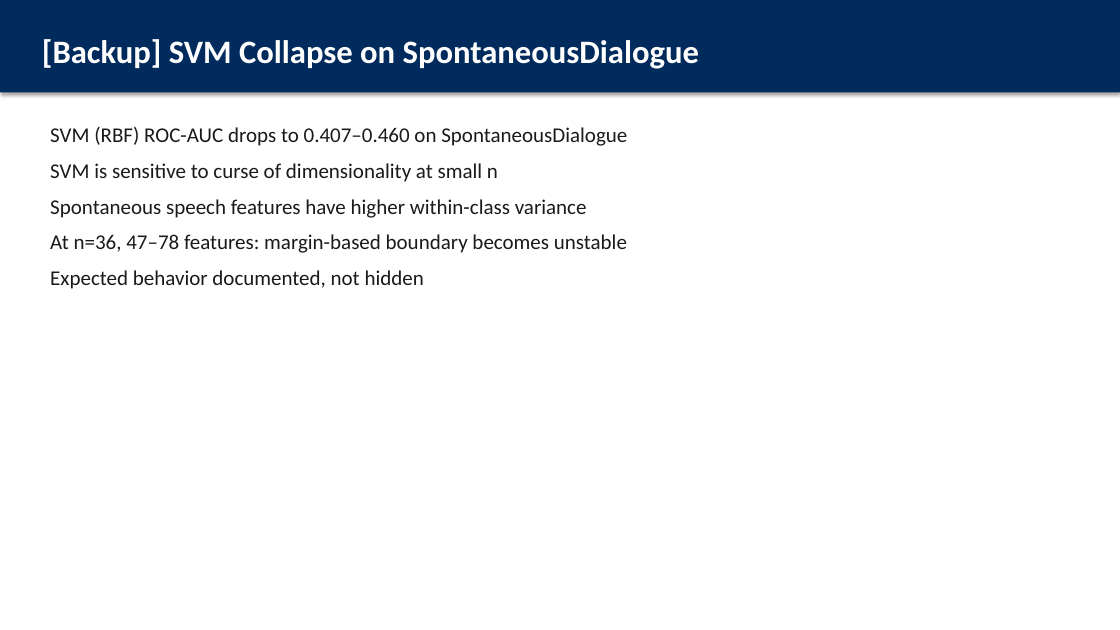
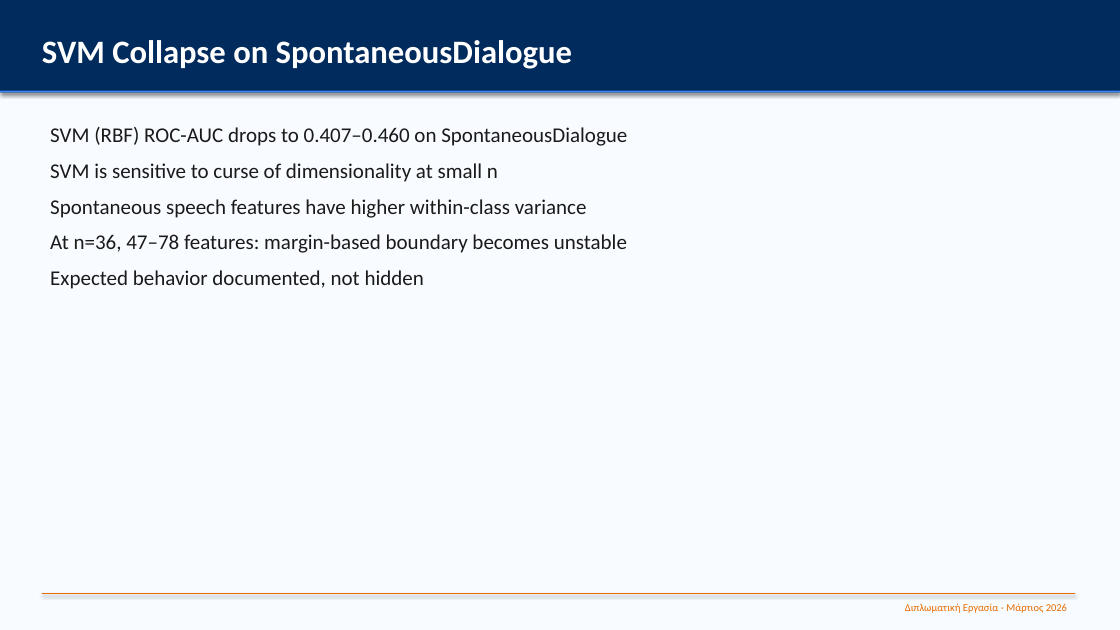
Before and after one commit to christos97/parkinsons-voice-classification, a slide deck: slide 29 of outputs/thesis_defense_presentation.pptx. Drawn at 1120x630 pixels with LibreOffice and Linux fonts; fonts in the diff are those of the drawing. Boxes give left, top, right and bottom in pixels: in the first picture for what was removed or moved away, otherwise in the second. Text is boxed around its words. In the diff, an @@ line names an element or a change of style, - is before the commit and + after.

```diff
--- a/outputs/thesis_defense_presentation.pptx
+++ b/outputs/thesis_defense_presentation.pptx
@@ background #FFFFFF to #F8FBFF @@
@@ text in rectangle at (42,40,572,69): text changed @@
-[Backup] SVM Collapse on SpontaneousDialogue
+SVM Collapse on SpontaneousDialogue
@@ rectangle added at (0,91,1120,92), fill #3B82F6 @@
@@ rectangle added at (42,593,1075,594), fill #E86C00 @@
@@ text added at (905,603,1067,613), 9 pt, text #E86C00 @@
+Διπλωματική Εργασία - Μάρτιος 2026
```
Also in this commit, not shown: 29 other slides changed, 48 other files.
